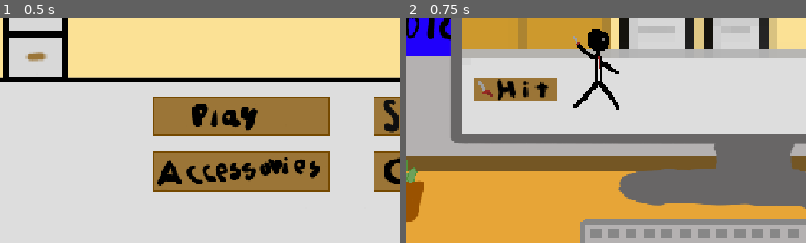
Above: before the commit, frames 1-2 (left to right).
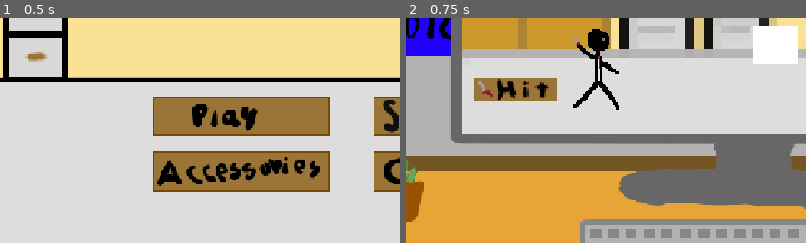
Above: after the commit, the same moments.

Repository: RedR64/first-game-jam-game
Game: Godot game, scene res://scenes/main_menu.tscn
Same seed, same stepped clock (60 frames per second), same inputs: the game is played once before the commit and once after it.
Inputs (mouse positions are % of the whole screen's width and height, from its top left):
- Up to frame 1 (0.5 s): no input
- Up to frame 2 (0.75 s): tap Enter at 0.5 s; move the mouse to (37, 70) at 0.52 s; press the mouse at (37, 70) at 0.53 s
The pictures show only the part of the screen within x 7-57%, y 48-98%; the shares and areas given below are measured in that part.

Frame 1 is identical in both runs. In frame 2, 1.9% of the frame differs, in the area x 86-98%, y 3-21%.

Commit message:
Scene Changes

Diff:
--- /dev/null
+++ b/scenes/office_background.gd
@@ -0,0 +1,18 @@
+extends Node2D
+var open_closed = 0
+var shop_scene = preload("res://scenes/shop_screen.tscn").instantiate()
+func _on_shop_input_event(viewport: Node, event: InputEvent, shape_idx: int) -> void:
+	if event.is_action_pressed("left_click"):
+		if open_closed == 1:
+			shop_exit()
+
+		else:
+			shop()
+
+func shop():
+	open_closed = 1
+	get_tree().root.add_child(shop_scene)
+
+func shop_exit():
+	open_closed = 0
+	get_tree().root.remove_child(shop_scene)
--- a/scenes/office_background.tscn
+++ b/scenes/office_background.tscn
@@ -1,6 +1,7 @@
 [gd_scene format=3 uid="uid://cwdkcp5gbcpnj"]
 
 [ext_resource type="Texture2D" uid="uid://d1qw0wossjpd5" path="res://art/better_office_background.png" id="1_6wruh"]
+[ext_resource type="Script" uid="uid://bun81aht40sqc" path="res://scenes/office_background.gd" id="1_rt46k"]
 [ext_resource type="Texture2D" uid="uid://njodd6f4tn70" path="res://art/helpful_background.png" id="2_mhupv"]
 [ext_resource type="PackedScene" uid="uid://faylk7opc2la" path="res://scenes/game_background.tscn" id="2_vrc0d"]
 [ext_resource type="PackedScene" uid="uid://b0qderlc7v00a" path="res://scenes/node_2d.tscn" id="3_27dai"]
@@ -11,7 +12,11 @@
 [ext_resource type="PackedScene" uid="uid://c632ohfltup6e" path="res://scenes/enemy.tscn" id="9_es6e5"]
 [ext_resource type="Texture2D" uid="uid://c2mb8jjkusdym" path="res://art/atk_button.png" id="10_jkyx8"]
 
+[sub_resource type="RectangleShape2D" id="RectangleShape2D_jkyx8"]
+size = Vector2(76, 26)
+
 [node name="combat_scene" type="Node2D" unique_id=488631277]
+script = ExtResource("1_rt46k")
 
 [node name="bkgd" type="Sprite2D" parent="." unique_id=612425115]
 texture = ExtResource("1_6wruh")
@@ -27,6 +32,13 @@
 position = Vector2(-138, 46)
 scale = Vector2(1, 1)
 script = null
+
+[node name="Shop Test" type="Area2D" parent="." unique_id=1830131635]
+position = Vector2(-188, 191)
+
+[node name="Shop Button" type="CollisionShape2D" parent="Shop Test" unique_id=1646268389]
+position = Vector2(-25, -123)
+shape = SubResource("RectangleShape2D_jkyx8")
 
 [node name="Wheel of Spin" parent="." unique_id=602327553 instance=ExtResource("3_27dai")]
 position = Vector2(221, 70)
@@ -56,3 +68,9 @@
 position = Vector2(-213, 68)
 scale = Vector2(1.58, 1.58)
 texture = ExtResource("10_jkyx8")
+
+[node name="ColorRect" type="ColorRect" parent="." unique_id=824021011]
+offset_right = 40.0
+offset_bottom = 40.0
+
+[connection signal="input_event" from="Shop Test" to="." method="_on_shop_input_event"]
--- /dev/null
+++ b/scenes/shop_screen.gd
@@ -0,0 +1,13 @@
+extends Node2D
+
+
+
+func _on_shop_exit_input_event(_viewport: Node, event: InputEvent, _shape_idx: int) -> void:
+	if event.is_action_pressed("left_click"):
+		shop_exit()
+
+func shop_exit():
+	var current_scene = self
+	#get_tree().root.remove_child(current_scene)
+	var shopScreen = get_tree().root.get_child(current_scene)
+	get_tree().root.remove_child(shopScreen)
--- a/scenes/shop_screen.tscn
+++ b/scenes/shop_screen.tscn
@@ -5,6 +5,10 @@
 [ext_resource type="Texture2D" uid="uid://d1qw0wossjpd5" path="res://art/better_office_background.png" id="3_y22eq"]
 [ext_resource type="PackedScene" uid="uid://b0qderlc7v00a" path="res://scenes/node_2d.tscn" id="4_73ty1"]
 [ext_resource type="PackedScene" uid="uid://c5lwn5rcojm4i" path="res://scenes/currency.tscn" id="5_dxhqa"]
+[ext_resource type="Texture2D" uid="uid://c2mb8jjkusdym" path="res://art/atk_button.png" id="6_nrk2k"]
+
+[sub_resource type="RectangleShape2D" id="RectangleShape2D_ogq8d"]
+size = Vector2(76, 26)
 
 [node name="ShopScreen" type="Node2D" unique_id=319007045]
 
@@ -43,3 +47,16 @@
 [node name="Node2D" parent="." unique_id=1006379482 instance=ExtResource("5_dxhqa")]
 position = Vector2(172.00002, -129)
 scale = Vector2(1.75, 1.75)
+
+[node name="atk_button" type="Sprite2D" parent="." unique_id=1021097666]
+position = Vector2(-180, 100)
+scale = Vector2(1.58, 1.58)
+texture = ExtResource("6_nrk2k")
+
+[node name="Shop Exit" type="Area2D" parent="." unique_id=166260493]
+
+[node name="CollisionShape2D" type="CollisionShape2D" parent="Shop Exit" unique_id=828307571]
+position = Vector2(-180, 100)
+shape = SubResource("RectangleShape2D_ogq8d")
+
+[connection signal="input_event" from="Shop Exit" to="." method="_on_shop_exit_input_event"]
Not shown, added: scenes/office_background.gd.uid
Not shown, added: scenes/shop_screen.gd.uid
